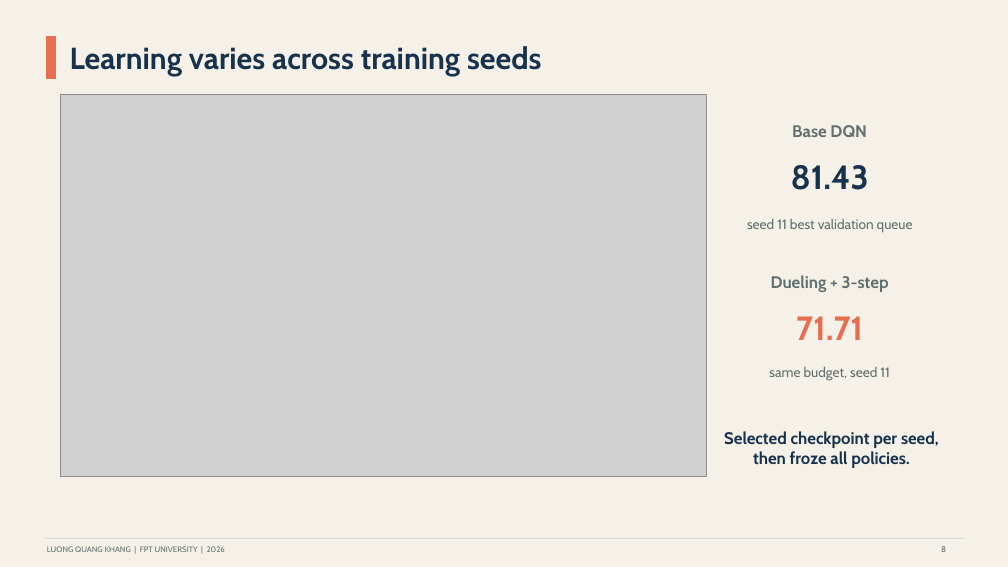
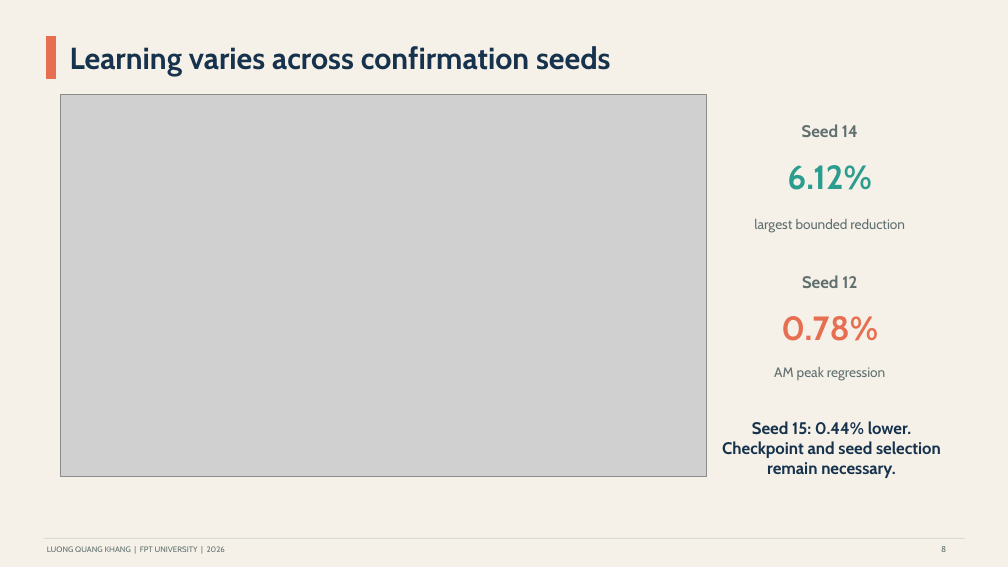
Before and after one commit to khanglqse/Thesis, a slide deck: slide 8 of presentation/thesis_defense_danang.pptx. Drawn at 1008x567 pixels with LibreOffice and Linux fonts; fonts in the diff are those of the drawing; grey boxes stand for pictures. Boxes give left, top, right and bottom in pixels: in the first picture for what was removed or moved away, otherwise in the second. Text is boxed around its words. In the diff, an @@ line names an element or a change of style, - is before the commit and + after.

Commit message:
Align thesis and defense with bounded network evidence

```diff
--- a/presentation/thesis_defense_danang.pptx
+++ b/presentation/thesis_defense_danang.pptx
@@ text at <box>70,46,611,76</box>: text changed @@
-Learning varies across training seeds
+Learning varies across confirmation seeds
@@ text at <box>802,124,858,137</box>: text changed @@
-Base DQN
+Seed 14
@@ text at <box>787,165,872,190</box>: text changed; text colour #17324D to #2A9D8F @@
-81.43
+6.12%
@@ text at <box>754,219,905,233</box>: text changed @@
-seed 11 best validation queue
+largest bounded reduction
@@ text at <box>802,275,857,288</box>: text changed @@
-Dueling + 3-step
+Seed 12
@@ text at <box>781,316,878,341</box>: text changed @@
-71.71
+0.78%
@@ text at <box>774,367,885,381</box>: text changed @@
-same budget, seed 11
+AM peak regression
@@ text at <box>722,421,941,478</box>: text changed @@
-Selected checkpoint per seed, then froze all policies.
+Seed 15: 0.44% lower. Checkpoint and seed selection remain necessary.
```
Also in this commit, not shown: 10 other slides changed, 6 other files.
